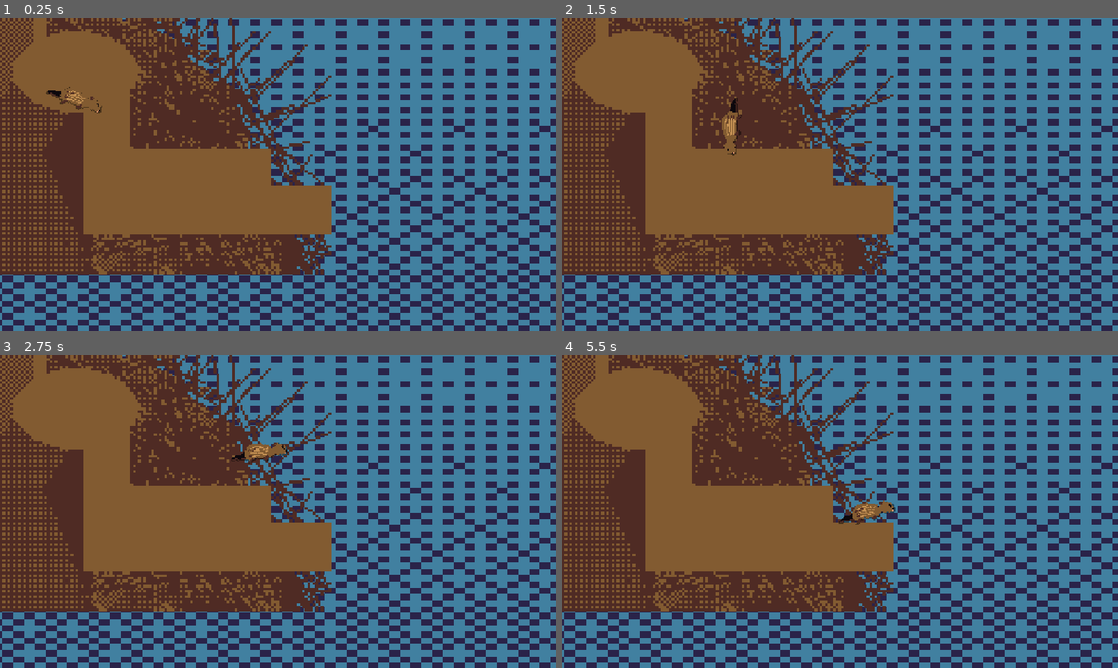
Above: before the commit, frames 1-4 (two rows, left to right).
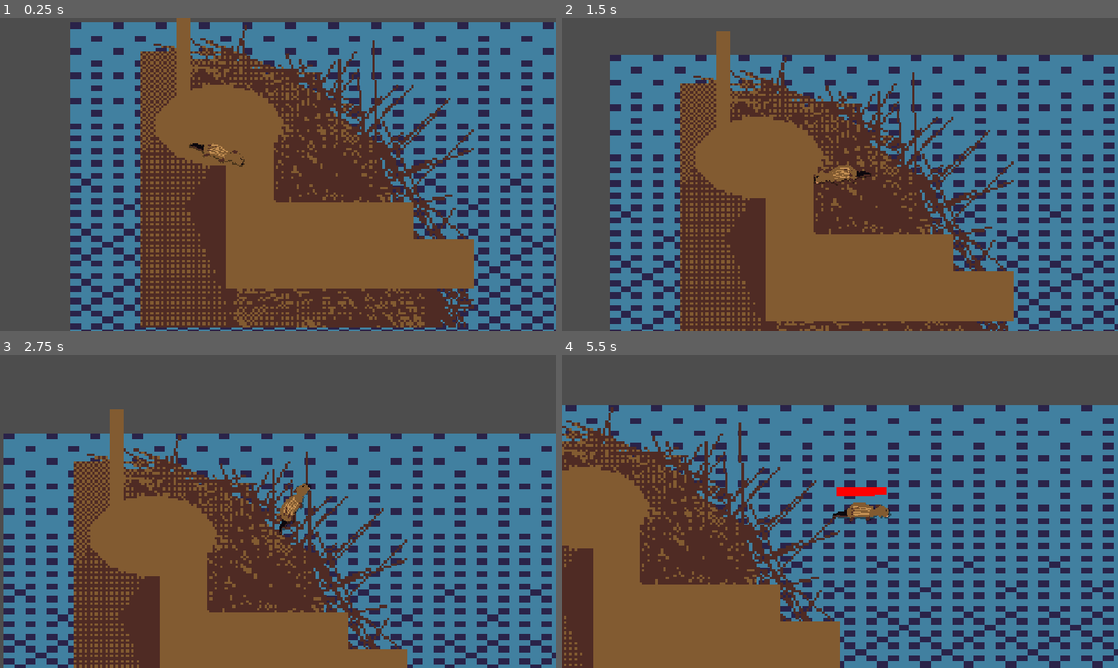
Above: after the commit, the same moments.

Repository: Joey451-OG/5499-Project-1
Game: Godot game, scene res://Scenes/main.tscn
The game is run twice, just before and just after one commit, with the same random seed, the same clock (stepped at 60 frames per second) and the same inputs.
Inputs (mouse positions are in pixels of both pictures, inside the frame that each line leads up to):
- Up to frame 1 (0.25 s): no input
- Up to frame 2 (1.5 s): move the mouse to (962, 158) at 0.52 s; hold Space (swim) 0.53-1.28 s; move the mouse to (728, 190) at 1.27 s; tap Space (swim) at 1.35 s
- Up to frame 3 (2.75 s): move the mouse to (333, 442) at 2.02 s; hold Space (swim) from 2.03 s (still down)
- Up to frame 4 (5.5 s): move the mouse to (812, 574) at 2.77 s; release Space (swim) at 2.78 s; tap Space (swim) at 2.85, 4.35 s; move the mouse to (1006, 558) at 3.52 s; hold Space (swim) 3.53-4.28 s; move the mouse to (673, 464) at 4.27 s; move the mouse to (867, 511) at 5.02 s; hold Space (swim) from 5.03 s (still down)

The runs differ from the first frame. In frame 1, 73% of the frame differs, in the area x 0-100%, y 0-100%; in frame 2, 73%; in frame 3, 71%; in frame 4, 74%.

Commit message:
Added Basic Camera
Camera follows the player until the player goes outside a defined zone

Diff:
--- a/Scenes/Player.tscn
+++ b/Scenes/Player.tscn
@@ -8,7 +8,7 @@
 height = 559.99854
 
 [node name="Player" type="CharacterBody2D" unique_id=934692645]
-collision_mask = 3
+collision_layer = 3
 script = ExtResource("1_kyqiw")
 
 [node name="CollisionShape2D" type="CollisionShape2D" parent="." unique_id=802217270]
@@ -37,8 +37,8 @@
 
 [node name="interactingHitBox" type="Area2D" parent="." unique_id=305945085]
 editor_description = "PLAYER"
-collision_layer = 0
-collision_mask = 2
+collision_layer = 32768
+collision_mask = 6
 
 [node name="CollisionShape2D" type="CollisionShape2D" parent="interactingHitBox" unique_id=1257684666]
 position = Vector2(10, 0.9999999)
--- /dev/null
+++ b/Scenes/camera.tscn
@@ -0,0 +1,24 @@
+[gd_scene format=3 uid="uid://diyouch7u68xr"]
+
+[ext_resource type="Script" uid="uid://bc3wtt08gw5yl" path="res://Scripts/gdscript/camera.gd" id="1_375tr"]
+
+[sub_resource type="RectangleShape2D" id="RectangleShape2D_sj43t"]
+size = Vector2(1293, 739)
+
+[node name="Camera" type="Node2D" unique_id=937009256]
+script = ExtResource("1_375tr")
+
+[node name="Camera2D" type="Camera2D" parent="." unique_id=732633423]
+position_smoothing_enabled = true
+
+[node name="cameraZone" type="Area2D" parent="." unique_id=384282297]
+collision_layer = 0
+collision_mask = 32768
+
+[node name="CollisionShape2D" type="CollisionShape2D" parent="cameraZone" unique_id=1106377674]
+position = Vector2(-0.5, 0.5)
+shape = SubResource("RectangleShape2D_sj43t")
+debug_color = Color(0.77254903, 0.44313726, 0, 0.18039216)
+
+[connection signal="area_entered" from="cameraZone" to="." method="_on_camera_zone_area_entered"]
+[connection signal="area_exited" from="cameraZone" to="." method="_on_camera_zone_area_exited"]
--- a/Scenes/main.tscn
+++ b/Scenes/main.tscn
@@ -3,6 +3,8 @@
 [ext_resource type="Texture2D" uid="uid://dexlpc5fdvfff" path="res://Assets/DEV/DEV_background.png" id="1_bo1nx"]
 [ext_resource type="PackedScene" uid="uid://vmtniiwn1oht" path="res://Scenes/Player.tscn" id="1_jjgbg"]
 [ext_resource type="Texture2D" uid="uid://bmc6vdmlblsmg" path="res://Assets/Sprites/Dam.png" id="2_8gbba"]
+[ext_resource type="PackedScene" uid="uid://daf1lqeei17tk" path="res://Scenes/pickup.tscn" id="4_jjvhh"]
+[ext_resource type="PackedScene" uid="uid://diyouch7u68xr" path="res://Scenes/camera.tscn" id="5_kry3j"]
 
 [sub_resource type="WorldBoundaryShape2D" id="WorldBoundaryShape2D_kyqiw"]
 
@@ -27,10 +29,6 @@
 [node name="CollisionShape2D" type="CollisionShape2D" parent="World Border" unique_id=72585754]
 shape = SubResource("WorldBoundaryShape2D_kyqiw")
 debug_color = Color(0.9999998, 0.0024176077, 0.09460204, 0.41960785)
-
-[node name="Camera2D" type="Camera2D" parent="." unique_id=179472342]
-editor_description = "0,0 offset (640, 360) @ scale = 1"
-position = Vector2(640, 360)
 
 [node name="Dam" type="Sprite2D" parent="." unique_id=1435298071]
 z_index = -90
@@ -61,3 +59,10 @@
 
 [node name="Player" parent="." unique_id=934692645 instance=ExtResource("1_jjgbg")]
 position = Vector2(173, 184)
+collision_mask = 7
+
+[node name="Pickup" parent="." unique_id=529543630 instance=ExtResource("4_jjvhh")]
+position = Vector2(1210, 558)
+
+[node name="Camera" parent="." unique_id=937009256 instance=ExtResource("5_kry3j")]
+position = Vector2(640, 363)
--- /dev/null
+++ b/Scenes/pickup.tscn
@@ -0,0 +1,20 @@
+[gd_scene format=3 uid="uid://daf1lqeei17tk"]
+
+[ext_resource type="Texture2D" uid="uid://b53y6t5lwjdhl" path="res://Assets/DEV/DEV_stick.png" id="1_v7u4w"]
+
+[sub_resource type="RectangleShape2D" id="RectangleShape2D_sj43t"]
+size = Vector2(66, 66)
+
+[node name="Pickup" type="Node2D" unique_id=529543630]
+
+[node name="DevStick" type="Sprite2D" parent="." unique_id=198541030]
+texture = ExtResource("1_v7u4w")
+
+[node name="Area2D" type="Area2D" parent="." unique_id=1318114309]
+collision_layer = 4
+collision_mask = 4
+metadata/isPickup = true
+
+[node name="CollisionShape2D" type="CollisionShape2D" parent="Area2D" unique_id=81101966]
+shape = SubResource("RectangleShape2D_sj43t")
+debug_color = Color(0.9440774, 7.412136e-06, 0.6009741, 0.41960785)
--- /dev/null
+++ b/Scripts/gdscript/camera.gd
@@ -0,0 +1,26 @@
+extends Node2D
+
+var player : Node2D
+@onready var collision_shape_2d: CollisionShape2D = $cameraZone/CollisionShape2D
+@onready var camera: Camera2D = $Camera2D
+
+# Called when the node enters the scene tree for the first time.
+func _ready() -> void:
+	pass # Replace with function body.
+
+
+# Called every frame. 'delta' is the elapsed time since the previous frame.
+func _process(delta: float) -> void:
+	if player != null:
+		camera.global_position = player.global_position
+
+func clamp_to_area():
+	pass
+
+func _on_camera_zone_area_entered(area: Area2D) -> void:
+	print("[Camera]: DETECTED PLAYER")
+	player = area.get_parent()
+
+func _on_camera_zone_area_exited(area: Area2D) -> void:
+	print("[Camera]: DETECTED PLAYER LEAVING")
+	player = null
--- a/Scripts/gdscript/player.gd
+++ b/Scripts/gdscript/player.gd
@@ -52,3 +52,6 @@
 	if area.has_meta("isAir"):
 		isUnderWater = !area.get_meta("isAir")
 		print(isUnderWater)
+
+	if area.has_meta("isPickup"):
+		print("Touched Pickup!")
Binary file added: Assets/Asesprite/stick.aseprite
Binary file added: Assets/DEV/DEV_stick.png
Not shown, added: Assets/DEV/DEV_stick.png.import
Not shown, added: Scripts/gdscript/camera.gd.uid
